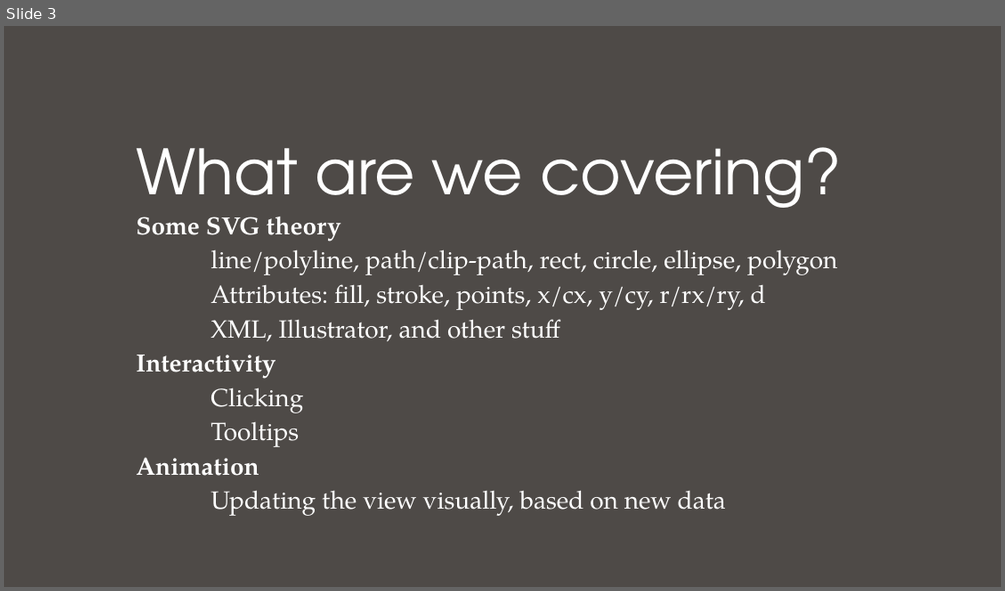
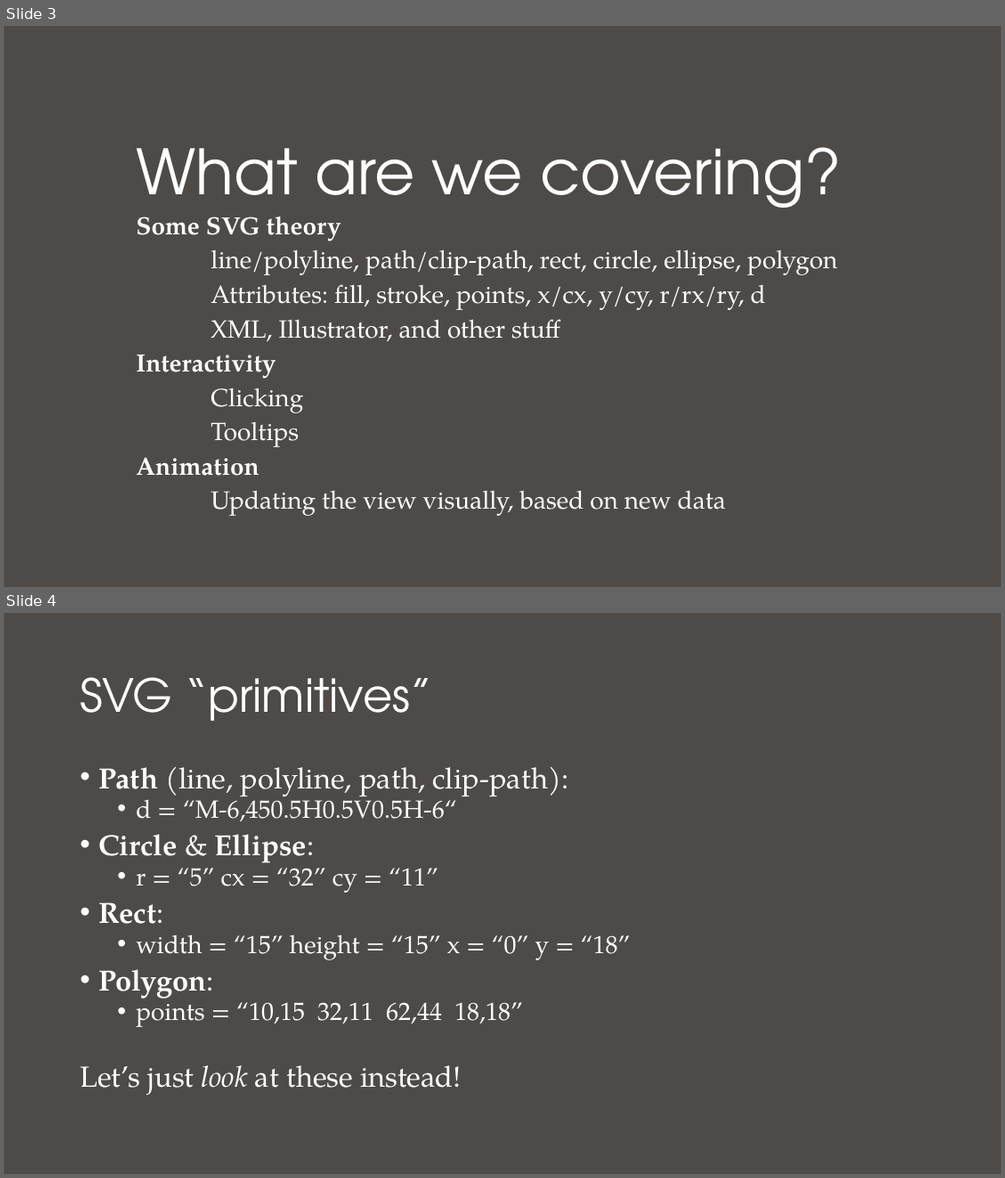
Before and after one commit to nuitrcs/Intro_to_d3_workshop, a slide deck: d3_part_2/Introduction to D3 Part 2.pptx. Shown one above the other, each under a label of ours: slide 3 before the commit, slides 3 and 4 after it. The pictures are 1005x591 and 1005x1178 pixels, drawn with LibreOffice and Linux fonts; fonts in the diff are those of the drawing. Boxes give left, top, right and bottom in pixels: in the first picture for what was removed or moved away, otherwise in the second. Text is boxed around its words. In the diff, an @@ line names an element or a change of style, - is before the commit and + after.

```diff
--- a/d3_part_2/Introduction to D3 Part 2.pptx
+++ b/d3_part_2/Introduction to D3 Part 2.pptx
@@ slide 4 added at box(4, 613, 1001, 1174), background #4E4A47 @@
@@ title added at box(80, 677, 432, 721), 44 pt, text #FFFFFF @@
+SVG “primitives”
@@ text added at box(80, 767, 631, 1094), 24 pt, text #FFFFFF @@
+• Path (line, polyline, path, clip-path):
+  • d = “M-6,450.5H0.5V0.5H-6“
+• Circle & Ellipse:
+  • r = “5” cx = “32” cy = “11”
+• Rect:
+  • width = “15” height = “15” x = “0” y = “18”
+• Polygon:
+  • points = “10,15 32,11 62,44 18,18”
+Let’s just look at these instead!
```
Also in this commit, not shown: 1 slide changed, 2 other slides added, 3 other files.
